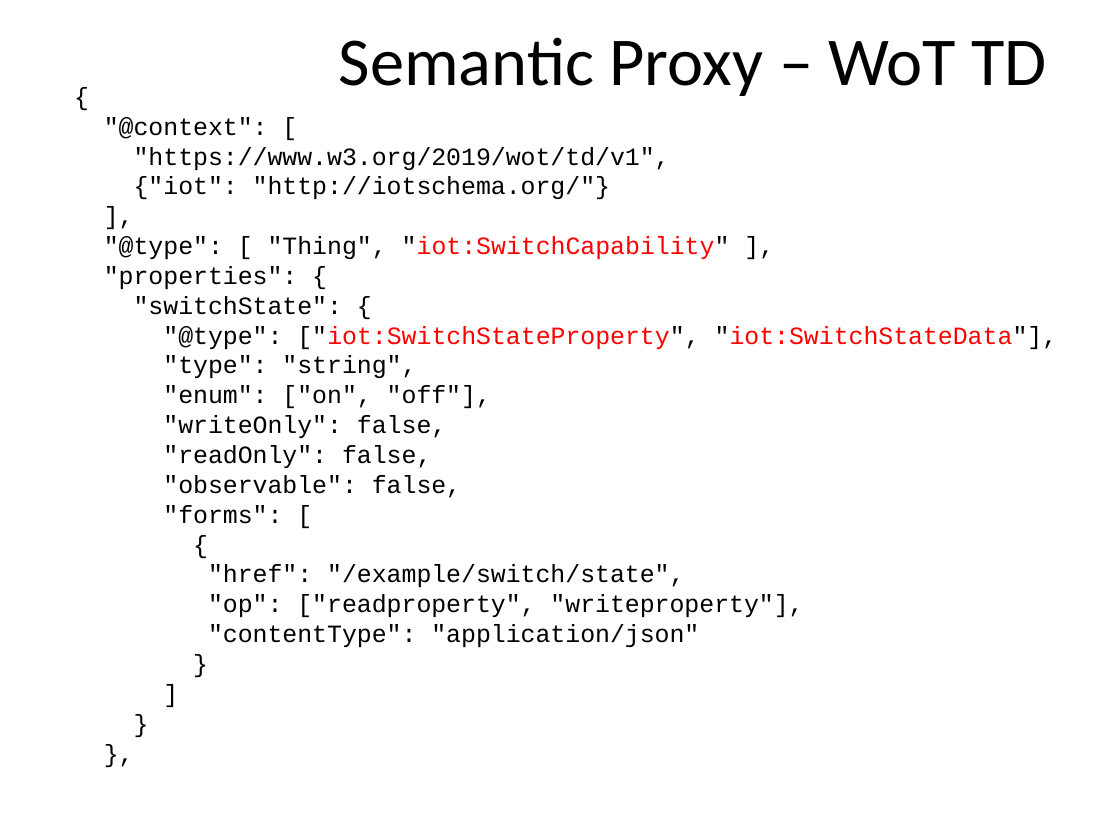
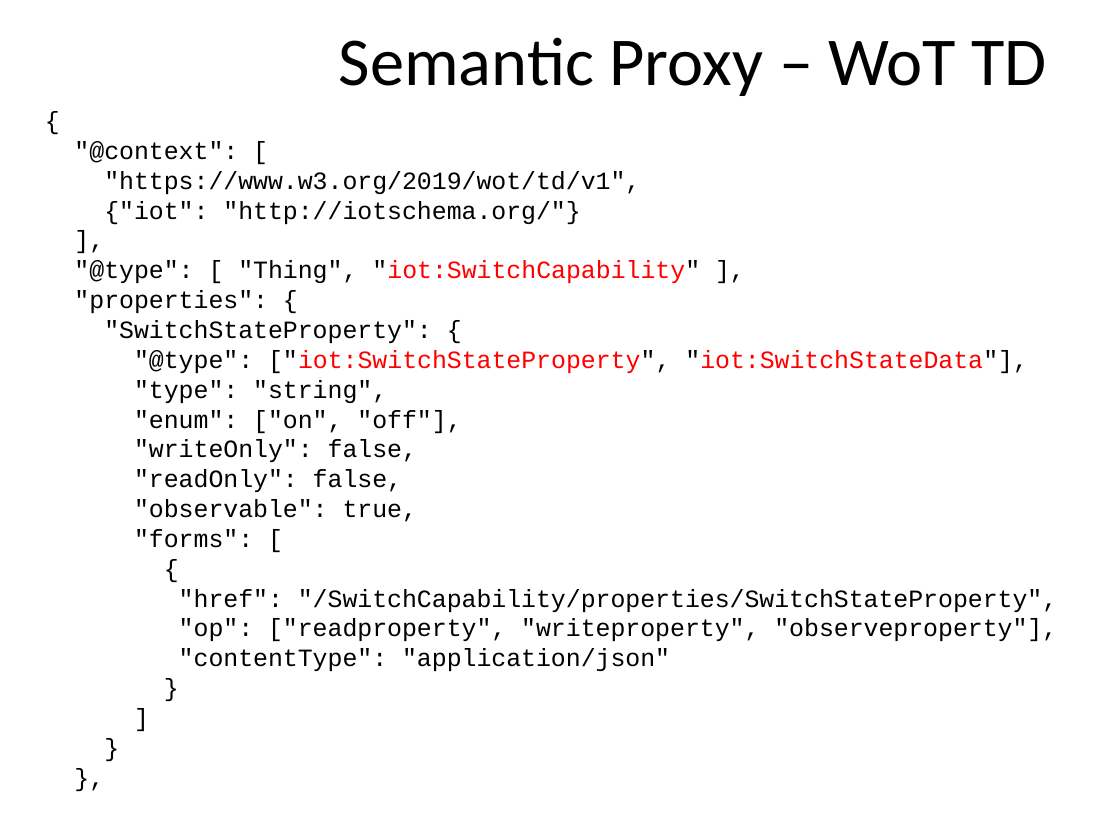
Before and after one commit to t2trg/wishi, a slide deck: slide 17 of slides/ietf106/SemanticProxy.pptx (slide 15 before the commit). Drawn at 1120x840 pixels with LibreOffice and Linux fonts; fonts in the diff are those of the drawing. Boxes give left, top, right and bottom in pixels: in the first picture for what was removed or moved away, otherwise in the second. Text is boxed around its words. In the diff, an @@ line names an element or a change of style, - is before the commit and + after.

Commit message:
Update SemanticProxy.pptx
Add some more detail and corrections

```diff
--- a/slides/ietf106/SemanticProxy.pptx
+++ b/slides/ietf106/SemanticProxy.pptx
@@ text "{": place and size @@
-text "{" at (104, 117, 1058, 647)
+text "{" at (74, 141, 1057, 671)
@@ text at (104, 320, 432, 343): text changed @@
-"switchState": {
+"SwitchStateProperty": {
@@ text at (134, 499, 417, 522): text changed @@
-"observable": false,
+"observable": true,
@@ text at (179, 589, 1057, 641): text changed @@
-"href": "/example/switch/state",
-"op": ["readproperty", "writeproperty"],
+"href": "/SwitchCapability/properties/SwitchStateProperty",
+"op": ["readproperty", "writeproperty", "observeproperty"],
```
Also in this commit, not shown: 9 other slides changed, 2 slides added.
